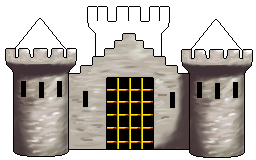
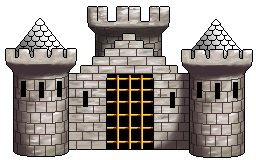
Layered file, before and after one edit (256x160). Changes by layer:
added layer "Layer 10" above "Layer 9" over box(69, 74, 191, 150)
added layer "Layer 9" above "Layer 8" over box(107, 74, 153, 78)
added layer "Layer 8" above "Layer 3 copy" over box(14, 40, 244, 157)
added layer "Layer 5" above "Layer 4" over box(16, 24, 241, 52)
painted on "Layer 4" over box(69, 37, 181, 143)
removed layer "Layer 2" over box(14, 7, 244, 157)
added layer "Layer 12" above "Layer 11" over box(89, 27, 168, 56)
added layer "Layer 11" above "Layer 13" over box(88, 7, 169, 56)
added layer "Layer 14" above "Layer 6" over box(16, 19, 242, 58)
added layer "Layer 6" above "Layer 1" over box(14, 7, 244, 157)
